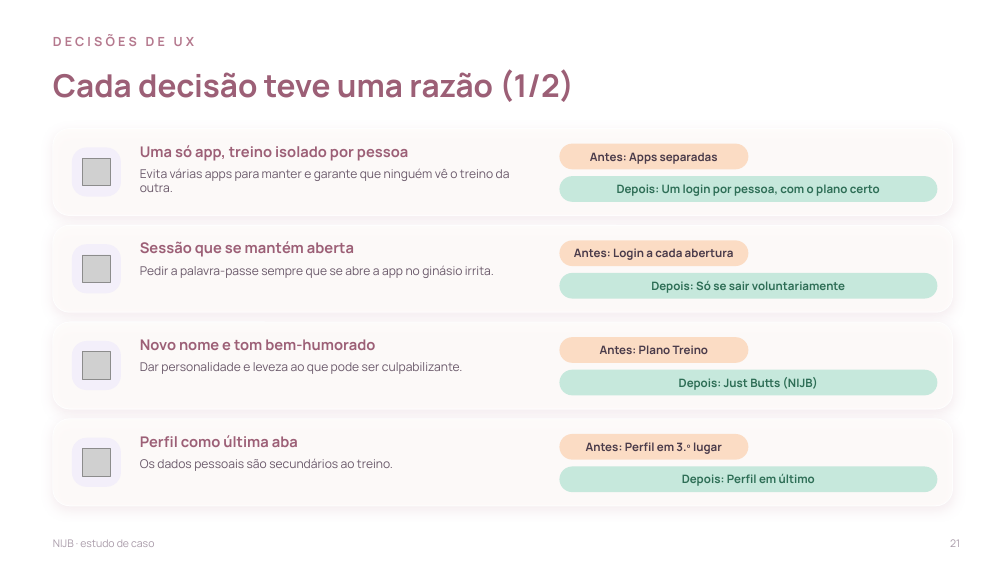
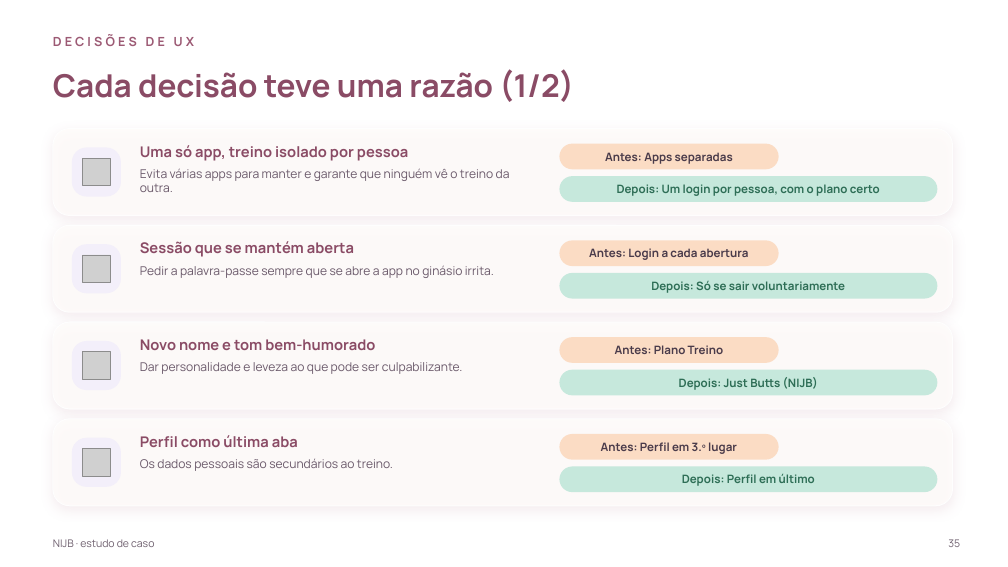
Before and after one commit to nauquero/nau-quero, a slide deck: slide 35 of NIJB-estudo-de-caso-completo.pptx (slide 21 before the commit). Drawn at 1008x567 pixels with LibreOffice and Linux fonts; fonts in the diff are those of the drawing; grey boxes stand for pictures; background and template pictures are left out. Boxes give left, top, right and bottom in pixels: in the first picture for what was removed or moved away, otherwise in the second. Text is boxed around its words. In the diff, an @@ line names an element or a change of style, - is before the commit and + after.

```diff
--- a/NIJB-estudo-de-caso-completo.pptx
+++ b/NIJB-estudo-de-caso-completo.pptx
@@ text "DECISÕES DE UX" at box(53, 34, 194, 46): text colour #B5798E to #9C5A74 @@
@@ text "Antes: Apps separadas": place and size @@
-text "Antes: Apps separadas" at box(590, 152, 718, 164)
+text "Antes: Apps separadas" at box(605, 152, 733, 164)
@@ rounded rectangle: place and size @@
-rounded rectangle at box(560, 144, 749, 169)
+rounded rectangle at box(560, 144, 779, 169)
@@ text "Antes: Login a cada abertura": place and size @@
-text "Antes: Login a cada abertura" at box(574, 248, 734, 260)
+text "Antes: Login a cada abertura" at box(589, 248, 749, 260)
@@ rounded rectangle: place and size @@
-rounded rectangle at box(560, 240, 749, 266)
+rounded rectangle at box(560, 240, 779, 266)
@@ text "Antes: Plano Treino": place and size @@
-text "Antes: Plano Treino" at box(600, 345, 708, 354)
+text "Antes: Plano Treino" at box(615, 345, 723, 354)
@@ rounded rectangle: place and size @@
-rounded rectangle at box(560, 337, 749, 363)
+rounded rectangle at box(560, 337, 779, 363)
@@ text colour #9C5F76 to #8A4B65 in 5 elements at box(53, 69, 574, 102), box(140, 145, 408, 161), box(140, 241, 354, 257), box(140, 339, 375, 350), box(140, 435, 298, 447) @@
@@ text "Antes: Perfil em 3.º lugar": place and size @@
-text "Antes: Perfil em 3.º lugar" at box(586, 442, 722, 454)
+text "Antes: Perfil em 3.º lugar" at box(601, 442, 737, 454)
@@ rounded rectangle: place and size @@
-rounded rectangle at box(560, 434, 749, 460)
+rounded rectangle at box(560, 434, 779, 460)
@@ text "NIJB · estudo de caso" at box(53, 539, 154, 547): text colour #A99BA9 to #6E5F6E @@
@@ text at box(948, 539, 960, 547): text changed; text colour #A99BA9 to #6E5F6E @@
-21
+35
```
Also in this commit, not shown: 25 other slides changed, 16 slides added, 2 slides removed.
